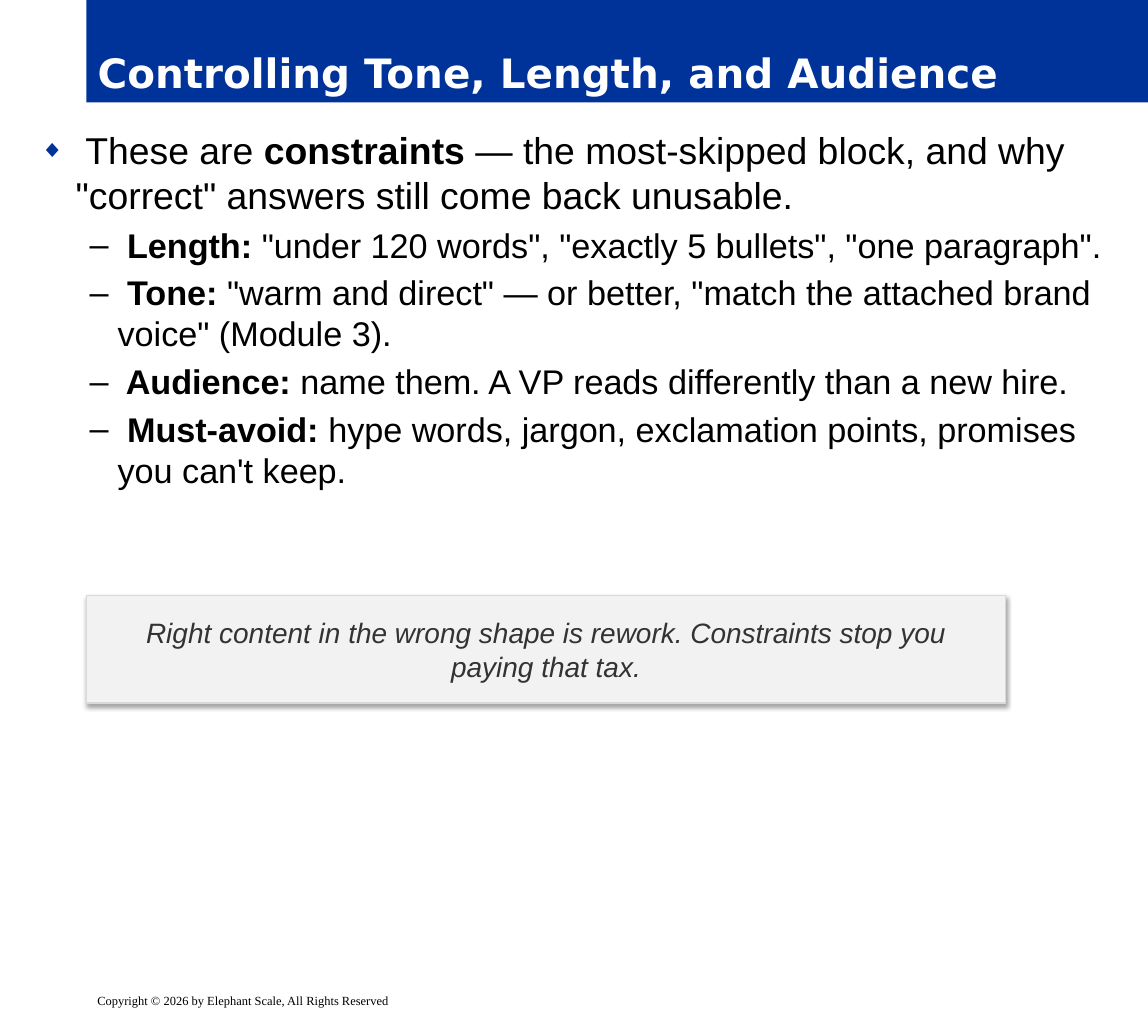
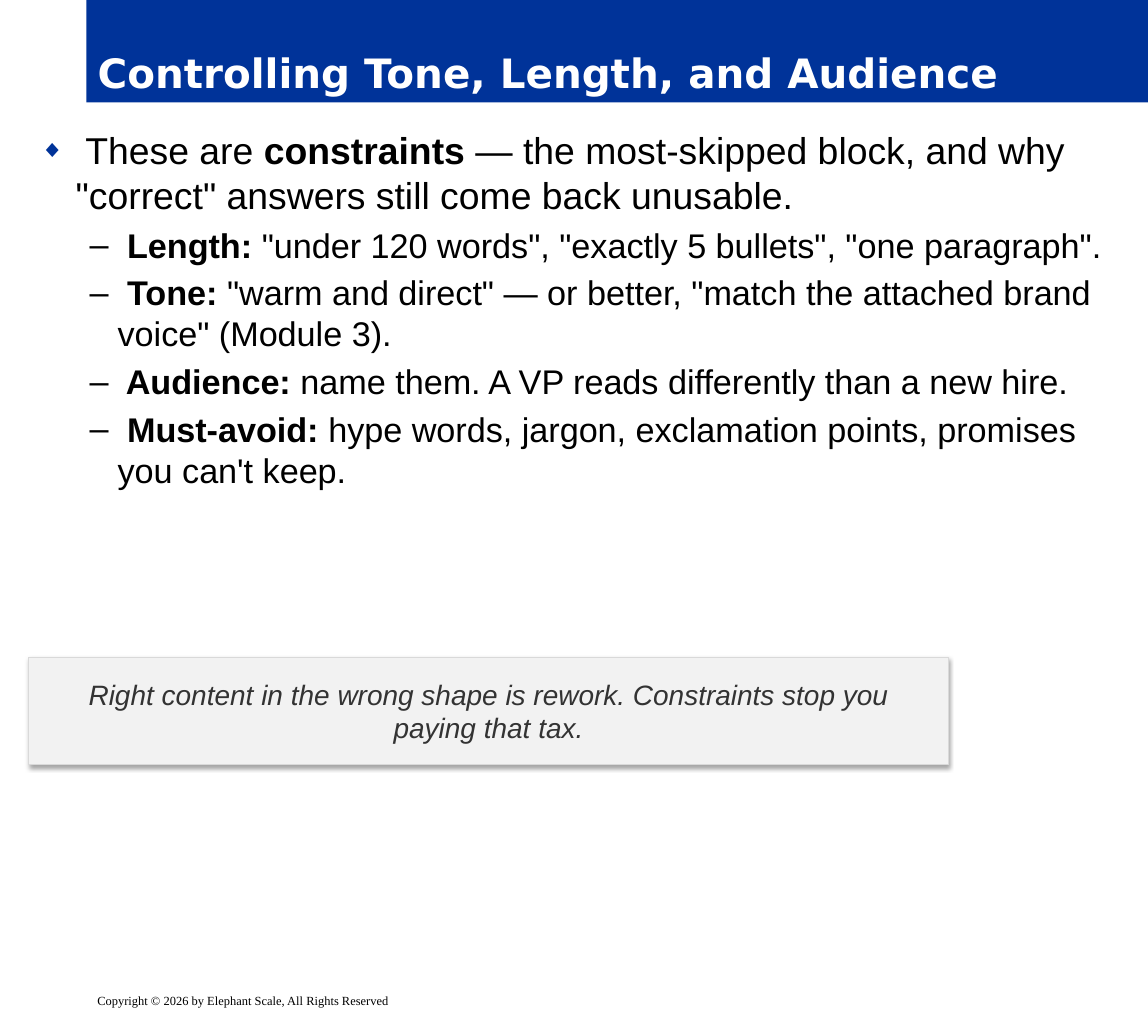
Before and after one commit to elephantscale/Prompt_Engineering_for_Business_Professionals, a slide deck: slide 8 of slides/release/02-anatomy-of-a-prompt.pptx. Drawn at 1148x1016 pixels with LibreOffice and Linux fonts; fonts in the diff are those of the drawing; background and template pictures are left out. Boxes give left, top, right and bottom in pixels: in the first picture for what was removed or moved away, otherwise in the second. Text is boxed around its words. In the diff, an @@ line names an element or a change of style, - is before the commit and + after.

```diff
--- a/slides/release/02-anatomy-of-a-prompt.pptx
+++ b/slides/release/02-anatomy-of-a-prompt.pptx
@@ rectangle "Right content in the wrong ...": place and size @@
-rectangle "Right content in the wrong ..." at bbox=[86, 596, 1006, 703]
+rectangle "Right content in the wrong ..." at bbox=[29, 657, 949, 765]
```
Also in this commit, not shown: 8 other slides changed, 1 other file.
